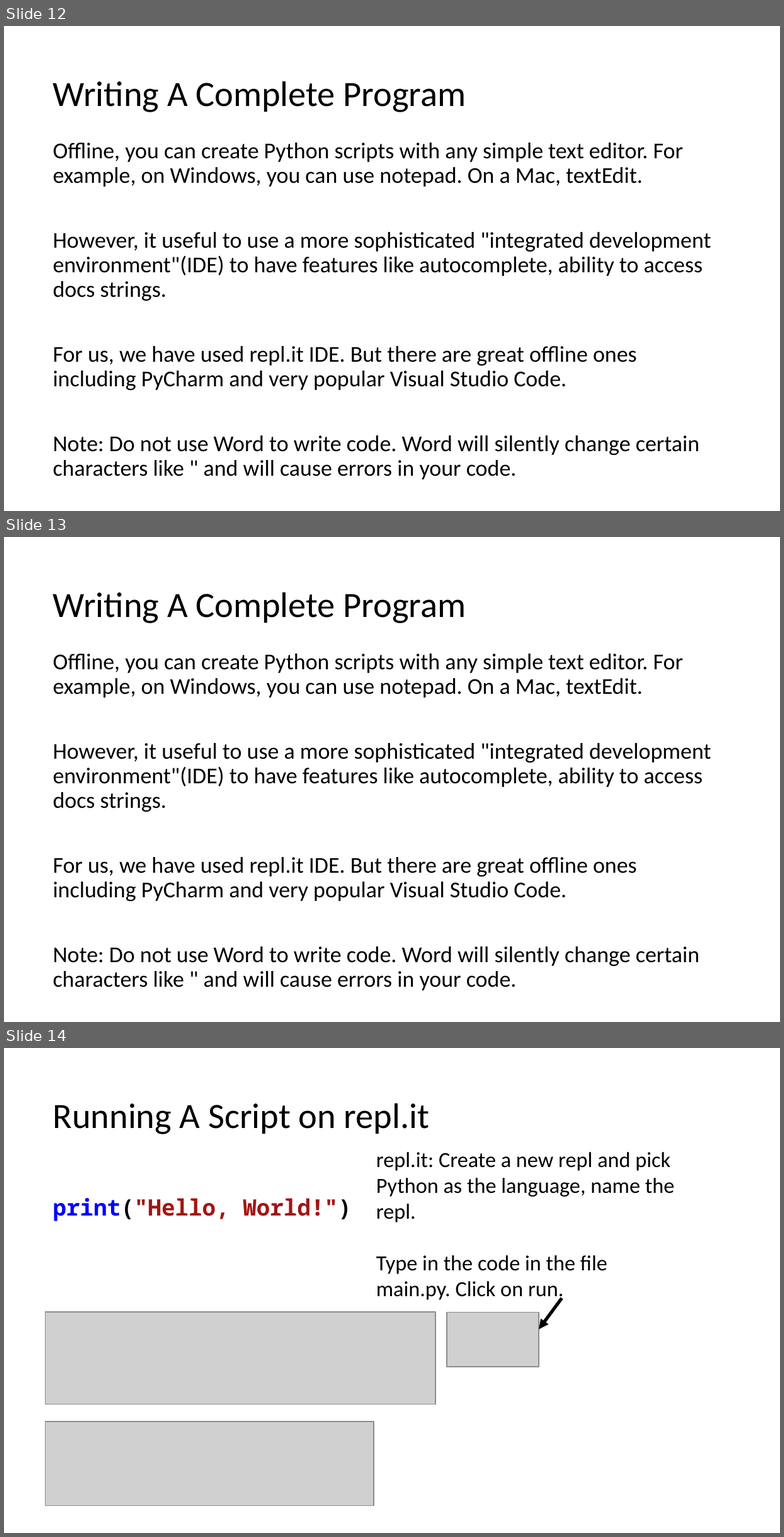
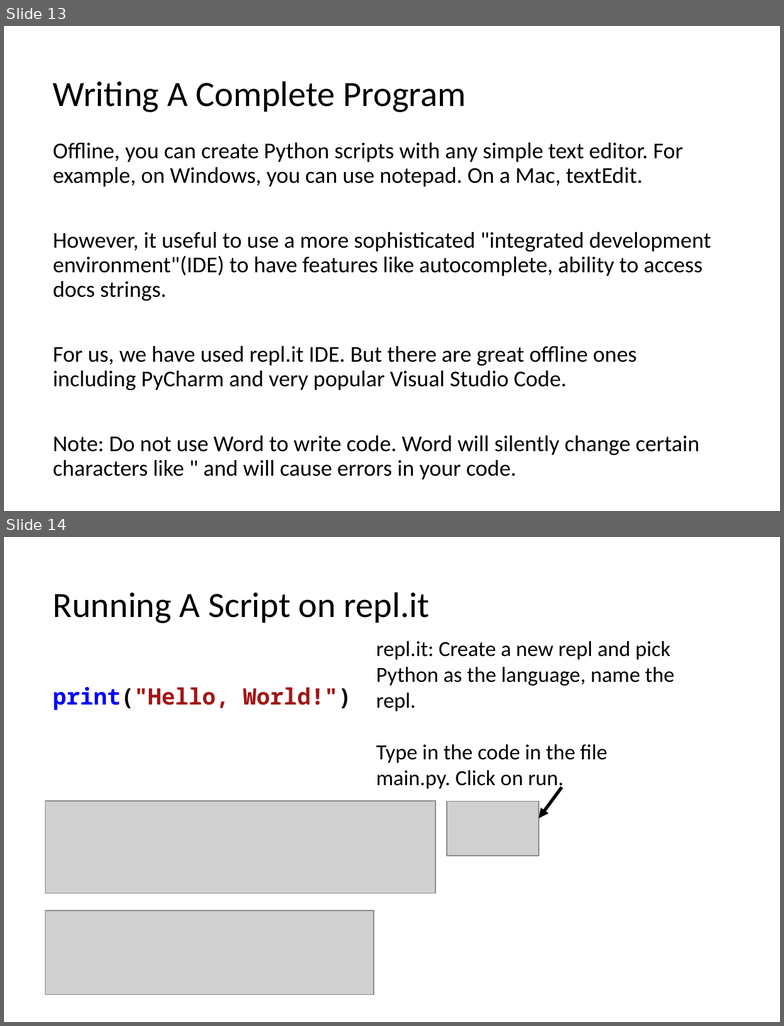
Before and after one commit to LongBaoNguyen/longbaonguyen.github.io, a slide deck: courses/apcsp/lect8.pptx. Shown one above the other, each under a label of ours: slides 12, 13 and 14 before the commit, slides 13 and 14 after it. The pictures are 784x1537 and 784x1026 pixels, drawn with LibreOffice and Linux fonts; fonts in the diff are those of the drawing; grey boxes stand for pictures. Boxes give left, top, right and bottom in pixels: in the first picture for what was removed or moved away, otherwise in the second. Text is boxed around its words. In the diff, an @@ line names an element or a change of style, - is before the commit and + after.

```diff
--- a/courses/apcsp/lect8.pptx
+++ b/courses/apcsp/lect8.pptx
@@ slide 13 removed at box(4, 537, 780, 1022), background #FFFFFF @@
@@ title removed at box(53, 592, 466, 623) @@
-Writing A Complete Program
@@ text removed at box(53, 654, 711, 991) @@
-Offline, you can create Python scripts with any simple text editor. For example, on Windows, you can use notepad. On a Mac, textEdit.
-However, it useful to use a more sophisticated "integrated development environment"(IDE) to have features like autocomplete, ability to access docs strings.
-For us, we have used repl.it IDE. But there are great offline ones including PyCharm and very popular Visual Studio Code.
-Note: Do not use Word to write code. Word will silently change certain characters like " and will cause errors in your code.
@@ what was slide 12 is now slide 13 @@
```
Also in this commit, not shown: 8 slides changed, 1 slide added, 7 other files.
